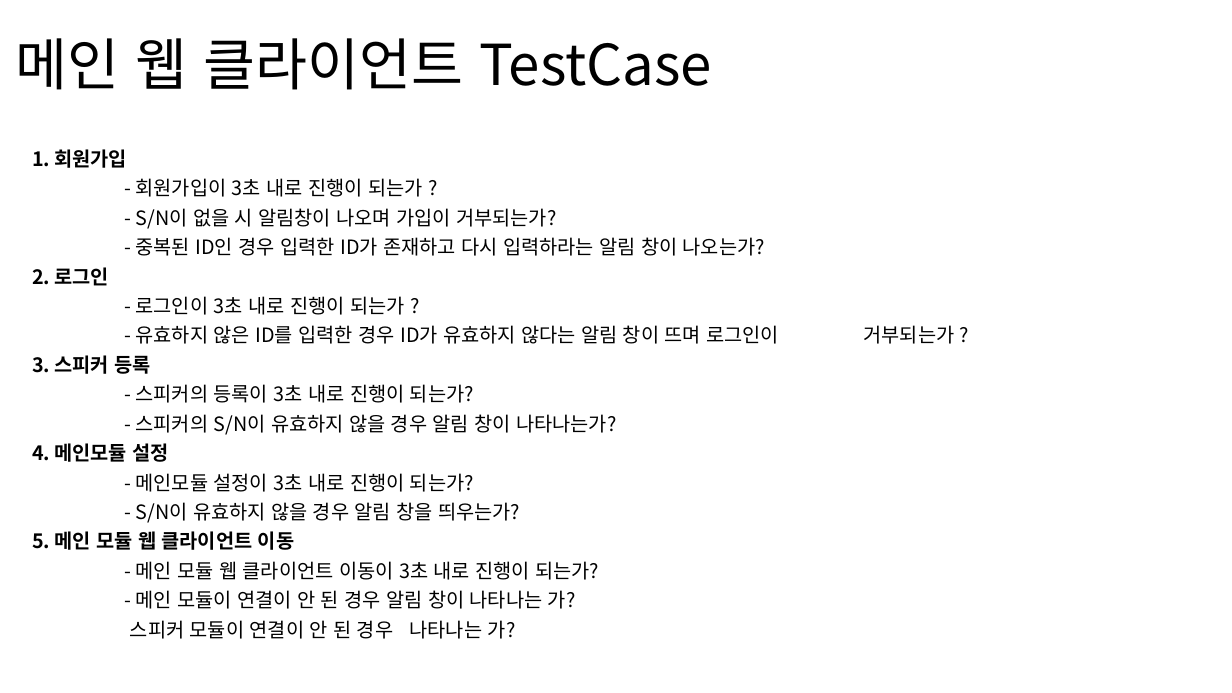
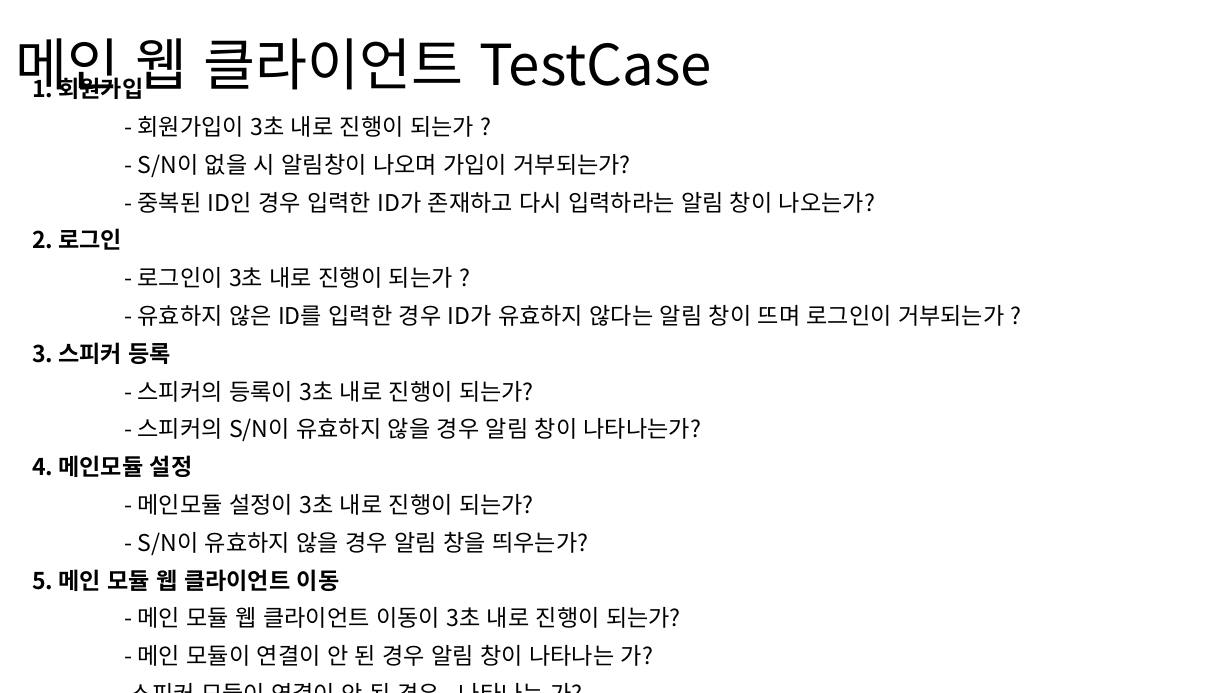
Before and after one commit to incheonCapston-2019/capston-idea-1, a slide deck: slide 2 of 20191127/20191127_캡스톤_TestCase발표.pptx. Drawn at 1232x693 pixels with LibreOffice and Linux fonts; fonts in the diff are those of the drawing. Boxes give left, top, right and bottom in pixels: in the first picture for what was removed or moved away, otherwise in the second. Text is boxed around its words. In the diff, an @@ line names an element or a change of style, - is before the commit and + after.

Commit message:
20191127_캡스톤 발표 ppt 수정
스피커 모듈 Testcase 추가

```diff
--- a/20191127/20191127_캡스톤_TestCase발표.pptx
+++ b/20191127/20191127_캡스톤_TestCase발표.pptx
@@ subtitle "1. 회원가입" at [32, 74, 1004, 666]: size 15.4 to 18 pt; line spacing 0.7 to 0.9 @@
```
Also in this commit, not shown: 2 other slides changed, 3 slides added, 1 other file.
